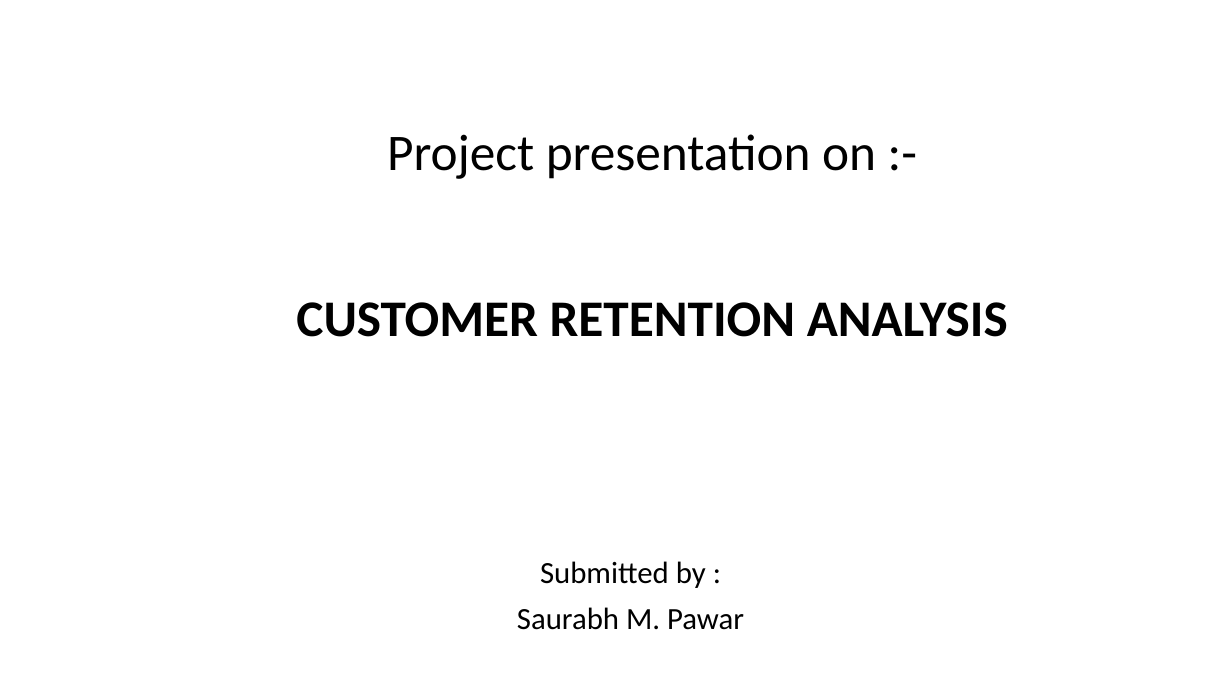
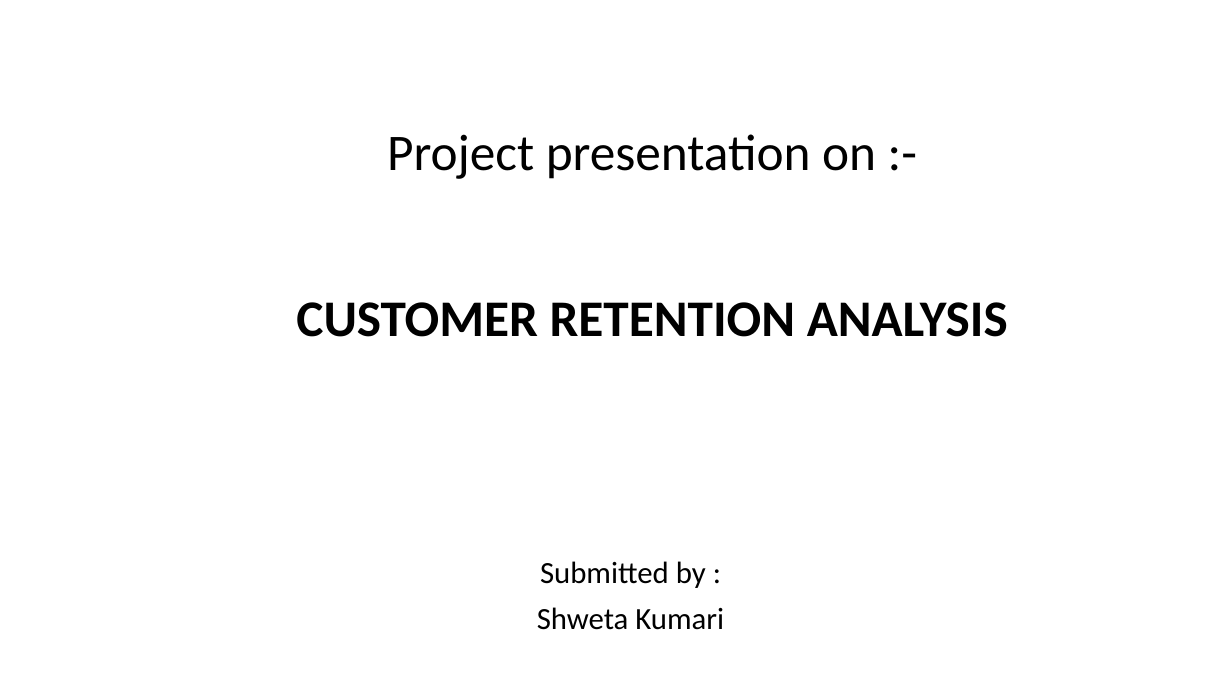
Before and after one commit to rajshweta/Internship, a slide deck: slide 1 of Customer_retention_PPT.pptx. Drawn at 1232x693 pixels with LibreOffice and Linux fonts; fonts in the diff are those of the drawing. Boxes give left, top, right and bottom in pixels: in the first picture for what was removed or moved away, otherwise in the second. Text is boxed around its words. In the diff, an @@ line names an element or a change of style, - is before the commit and + after.

```diff
--- a/Customer_retention_PPT.pptx
+++ b/Customer_retention_PPT.pptx
@@ subtitle at box(537, 607, 724, 630): text changed @@
-Saurabh M. Pawar
+Shweta Kumari
```
